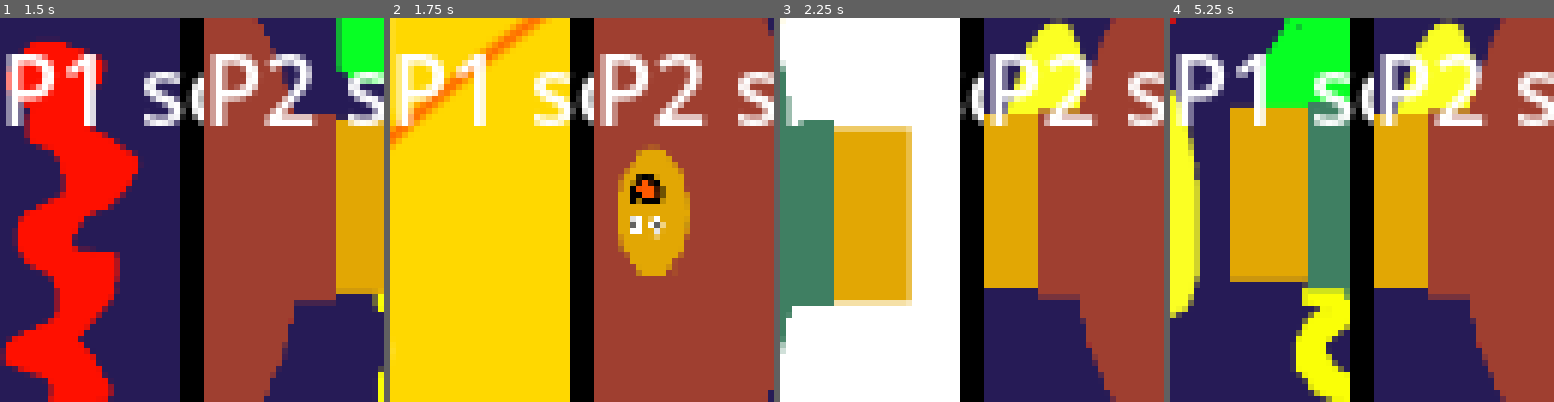
Above: before the commit, frames 1-4 (left to right).
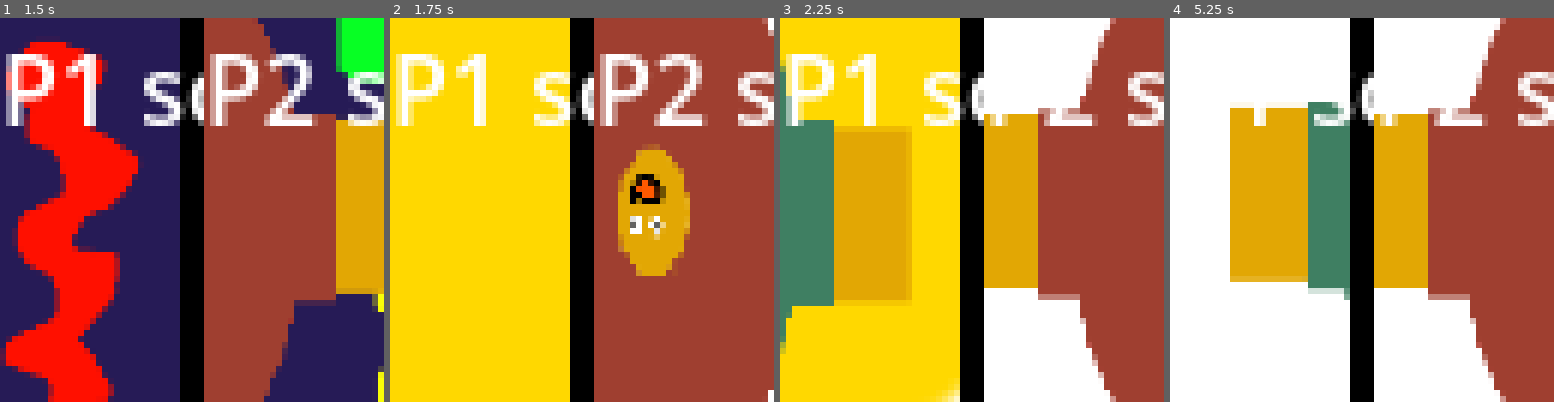
Above: after the commit, the same moments.

Repository: real-chicken-master/GDD112TempName
Game: Godot game, scene res://UI/splitscreen.tscn
The game is run twice, just before and just after one commit, with the same random seed, the same clock (stepped at 60 frames per second) and the same inputs.
Inputs:
- Up to frame 1 (1.5 s): hold D (right1) from 0.53 s (still down); tap Down (down2) at 0.6 s; tap W (up1) at 0.77 s; tap Left (left2) at 1.35 s
- Up to frame 2 (1.75 s): keep holding D (right1); tap W (up1) at 1.52 s
- Up to frame 3 (2.25 s): release D (right1) at 2.03 s; hold A (left1) from 2.03 s (still down); tap Right (right2) at 2.1 s
- Up to frame 4 (5.25 s): release A (left1) at 2.78 s; hold D (right1) 2.78-4.28 s; tap Up (up2) at 2.85 s; tap W (up1) at 3.02, 3.77, 4.52 s; tap Down (down2) at 3.6 s; hold A (left1) 4.28-5.03 s; tap Left (left2) at 4.35 s; hold D (right1) from 5.03 s (still down); tap Right (right2) at 5.1 s

Frame 1 is identical in both runs. In frame 2, 2.4% of the frame differs, in the area x 0-100%, y 0-100%; in frame 3, 44%; in frame 4, 46%, in the area x 0-88%, y 0-100%.
Error after the commit: Invalid access to property or key 'global_position' on a base object of type 'Nil'. (res://lobby/minigame_3.gd:22)

Commit message:
pled weork

Diff:
--- a/lobby/WinningZone.tscn
+++ b/lobby/WinningZone.tscn
@@ -39,22 +39,26 @@
 
 [node name="MeatPie" type="Sprite2D" parent="."]
 visible = false
-position = Vector2(12, -127)
+position = Vector2(4.00003, 1)
+scale = Vector2(1.86, 2.16)
 texture = ExtResource("3_ygwas")
 
 [node name="CinderBlock" type="Sprite2D" parent="."]
 visible = false
-position = Vector2(15, -5)
+position = Vector2(1, 5.00006)
+scale = Vector2(2.025, 2.03333)
 texture = ExtResource("4_xogk4")
 
 [node name="PaperTrophy" type="Sprite2D" parent="."]
 visible = false
-position = Vector2(4, 3)
+position = Vector2(6.10352e-05, 1.00003)
+scale = Vector2(1.92, 1.92667)
 texture = ExtResource("5_gv0oq")
 
 [node name="Sock" type="Sprite2D" parent="."]
 visible = false
-position = Vector2(-11, -3)
+position = Vector2(0.999939, -3)
+scale = Vector2(1.67, 1.86667)
 texture = ExtResource("6_6o1a0")
 
 [node name="P1FullWin" type="Label" parent="."]
@@ -63,7 +67,8 @@
 offset_top = 57.0
 offset_right = 101.0
 offset_bottom = 80.0
-text = "PLAYER ONE WINS YIPPPIE"
+theme_override_colors/font_color = Color(0.976471, 0, 0, 1)
+text = "PLAYER ONE WINS YIPPPIE HERE IS A PRIZE"
 
 [node name="P2FullWin" type="Label" parent="."]
 visible = false
@@ -71,6 +76,7 @@
 offset_top = 52.0
 offset_right = 96.0
 offset_bottom = 150.0
-text = "PLAYER TWO WINS YIPPIE"
+theme_override_colors/font_color = Color(1, 0, 0, 1)
+text = "PLAYER TWO WINS YIPPIE HERE IS A PRIZE"
 
 [connection signal="body_entered" from="Area2D" to="Area2D" method="_on_body_entered"]
--- a/lobby/minigame_3.gd
+++ b/lobby/minigame_3.gd
@@ -1,22 +1,33 @@
 extends Area2D
-
-
-
+@onready var player_1 = get_tree().get_first_node_in_group("player1")
+@onready var player_2 = get_tree().get_first_node_in_group("player2")
+var player_win
 
 func _on_body_entered(body):
-		if (body.name == "player1" || "player2"):
-			var prize_number = randi_range(1,4)
-			match prize_number:
-				1:
-					$"../MeatPie".visible = true
-				2:
-					$"../CinderBlock".visible = true
-				3:
-					$"../PaperTrophy".visible = true
-				4:
-					$"../Sock".visible = true
+	if Globals.p1_Score > Globals.p2_Score:
+		player_win = player_1
+	if Globals.p1_Score < Globals.p2_Score:
+		player_win = player_2
+	if (body.name == "player1" || "player2"):
+		var prize_number = randi_range(1,4)
+		match prize_number:
+			1:
+				$"../MeatPie".visible = true
+				$"../MeatPie".global_position = player_win.global_position
+			2:
+				$"../CinderBlock".visible = true
+				$"../CinderBlock".global_position = player_win.global_position
+			3:
+				$"../PaperTrophy".visible = true
+				$"../PaperTrophy".global_position = player_win.global_position
+			4:
+				$"../Sock".visible = true
+				$"../Sock".global_position = player_win.global_position
 
-			if Globals.p1_Score > Globals.p2_Score:
-				$"../P1FullWin".visible = true
-			if Globals.p1_Score < Globals.p2_Score:
-				$"../P2FullWin".visible = true
+		if Globals.p1_Score > Globals.p2_Score:
+			$"../P1FullWin".visible = true
+			$"../P1FullWin".global_position = player_win.global_position
+
+		if Globals.p1_Score < Globals.p2_Score:
+			$"../P2FullWin".visible = true
+			$"../P2FullWin".global_position = player_win.global_position
